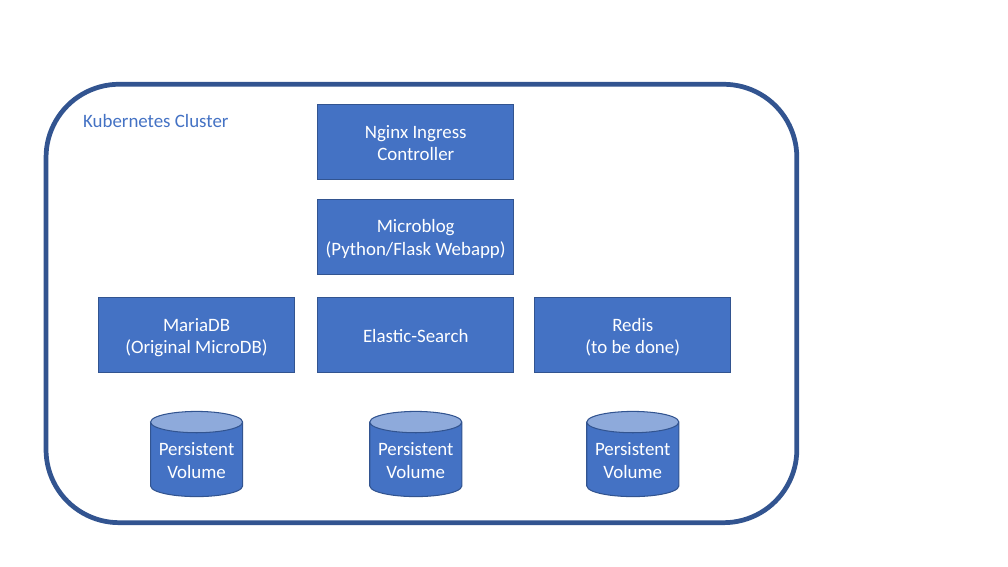
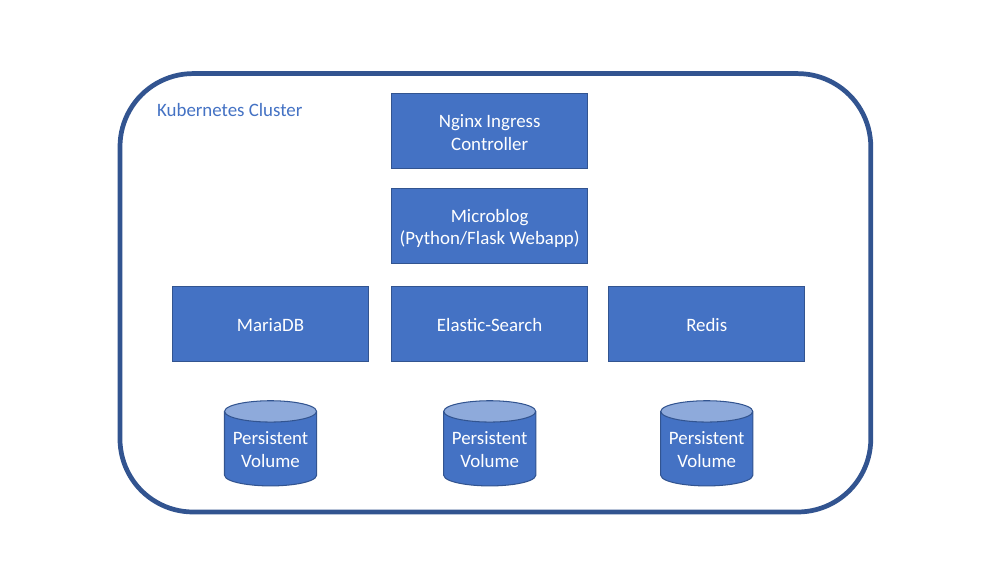
Before and after one commit to open-component-model/ocm-spec, a slide deck: slide 1 of doc/Structuring-With-OCM.pptx. Drawn at 1008x567 pixels with LibreOffice and Linux fonts; fonts in the diff are those of the drawing. Boxes give left, top, right and bottom in pixels: in the first picture for what was removed or moved away, otherwise in the second. Text is boxed around its words. In the diff, an @@ line names an element or a change of style, - is before the commit and + after.

```diff
--- a/doc/Structuring-With-OCM.pptx
+++ b/doc/Structuring-With-OCM.pptx
@@ 5 rectangles, 3 cylinders, 1 text, 1 rounded rectangle: place and size @@
-5 rectangles, 3 cylinders, 1 text, 1 rounded rectangle at <box>46,84,797,523</box>
+5 rectangles, 3 cylinders, 1 text, 1 rounded rectangle at <box>120,73,871,512</box>
@@ text in rectangle at <box>125,339,267,357</box>: paragraph removed @@
-(Original MicroDB)
@@ text in rectangle at <box>585,339,680,356</box>: paragraph removed @@
-(to be done)
```
Also in this commit, not shown: 1 other file.
